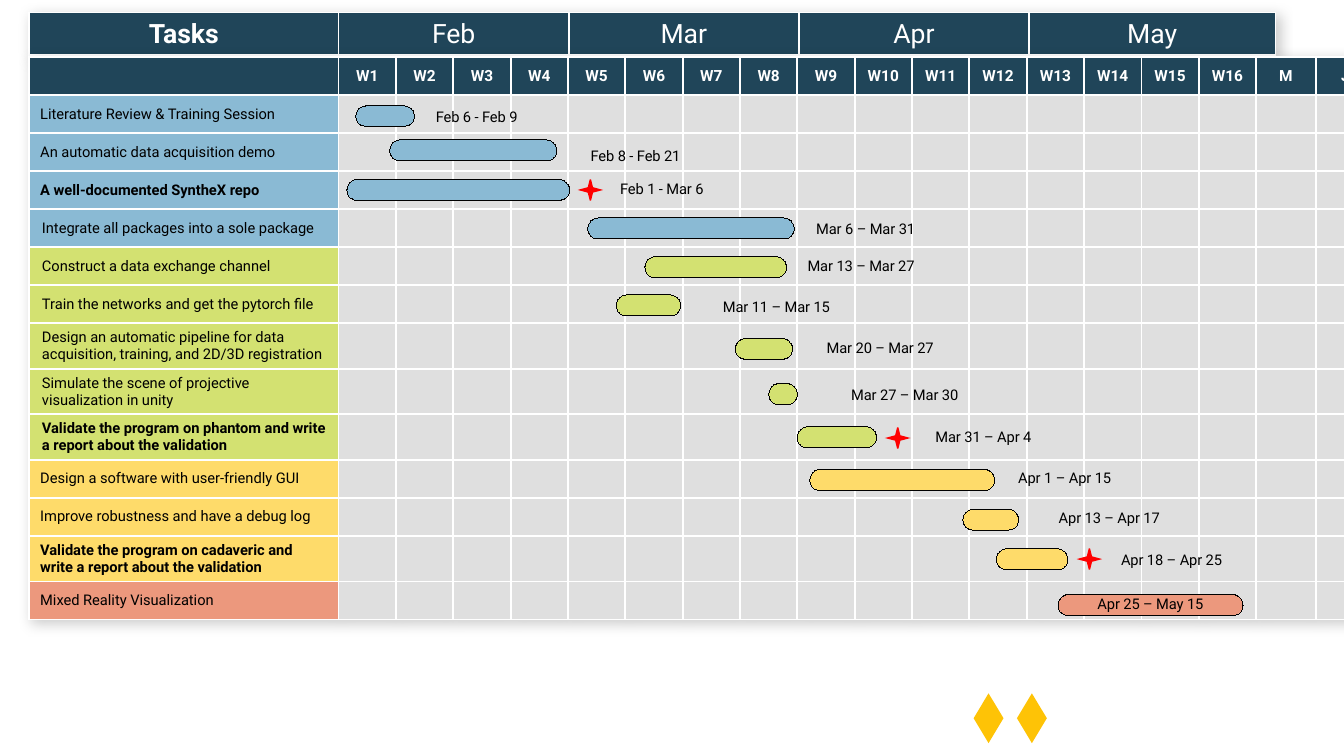
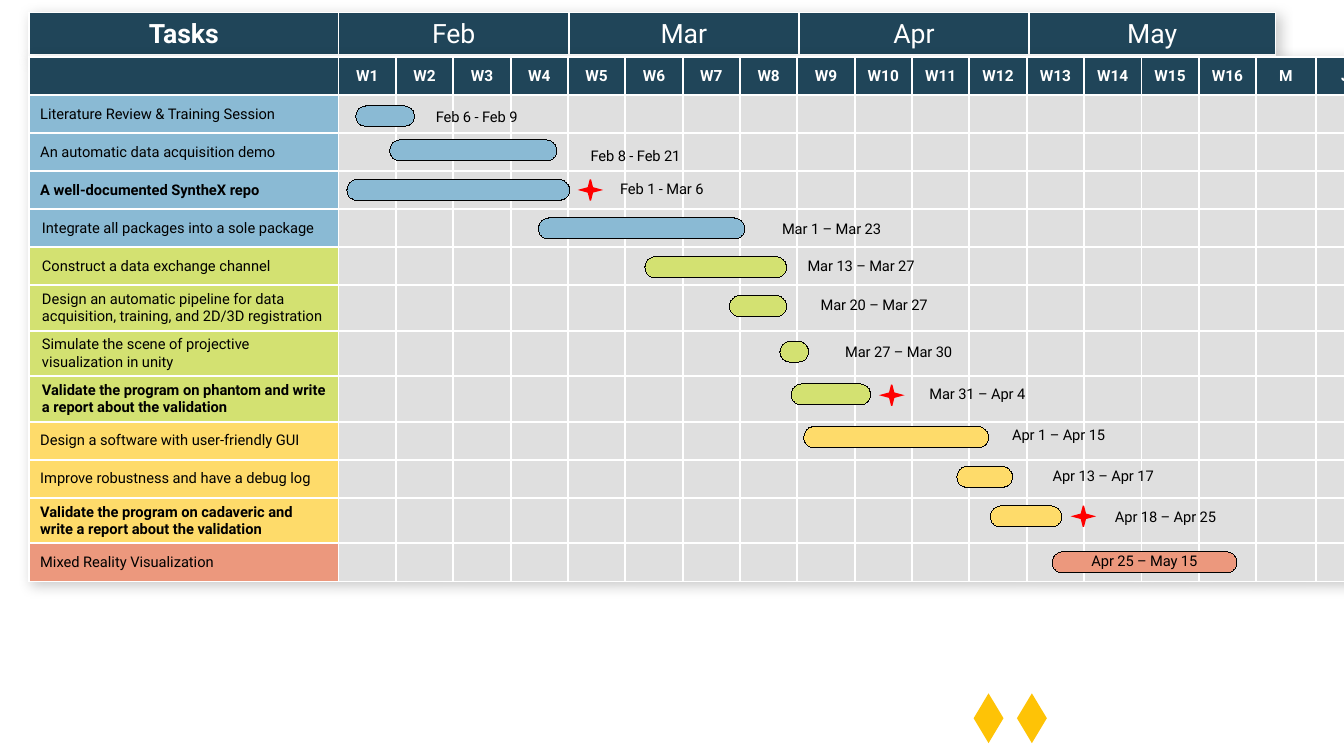
Before and after one commit to jeremyzz830/CISII-Repo, a slide deck: slide 1 of Docs/timeline.pptx. Drawn at 1344x756 pixels with LibreOffice and Linux fonts; fonts in the diff are those of the drawing. Boxes give left, top, right and bottom in pixels: in the first picture for what was removed or moved away, otherwise in the second. Text is boxed around its words. In the diff, an @@ line names an element or a change of style, - is before the commit and + after.

```diff
--- a/Docs/timeline.pptx
+++ b/Docs/timeline.pptx
@@ table at box(29, 56, 1344, 586) @@
-row 7: Train the networks and get the pytorch file |  |  |  |  |  |  |  |  |  |  |  |  |  |  |  |  |  |  |  |  |  |  |  | 
@@ rounded rectangle: place and size @@
-rounded rectangle at box(588, 218, 795, 239)
+rounded rectangle at box(538, 218, 745, 239)
@@ text at box(782, 223, 881, 234): text changed @@
-Mar 6 – Mar 31
+Mar 1 – Mar 23
@@ rounded rectangle removed at box(617, 295, 682, 317) @@
@@ text removed at box(723, 301, 830, 312) @@
-Mar 11 – Mar 15
@@ rounded rectangle: place and size @@
-rounded rectangle at box(769, 384, 798, 405)
+rounded rectangle at box(780, 341, 809, 362)
@@ 3 texts, 3 rounded rectangles, 2 stars: place and size @@
-3 texts, 3 rounded rectangles, 2 stars at box(798, 389, 1159, 570)
+3 texts, 3 rounded rectangles, 2 stars at box(791, 346, 1153, 527)
@@ 4 texts, 3 rounded rectangles: place and size @@
-4 texts, 3 rounded rectangles at box(736, 339, 1243, 616)
+4 texts, 3 rounded rectangles at box(730, 295, 1237, 573)
```
Also in this commit, not shown: 1 other file.
